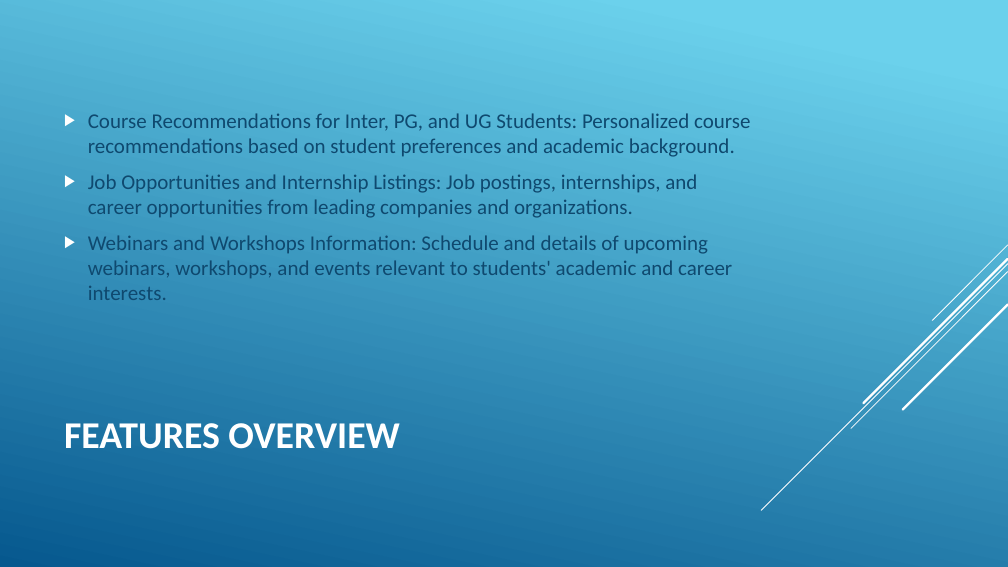
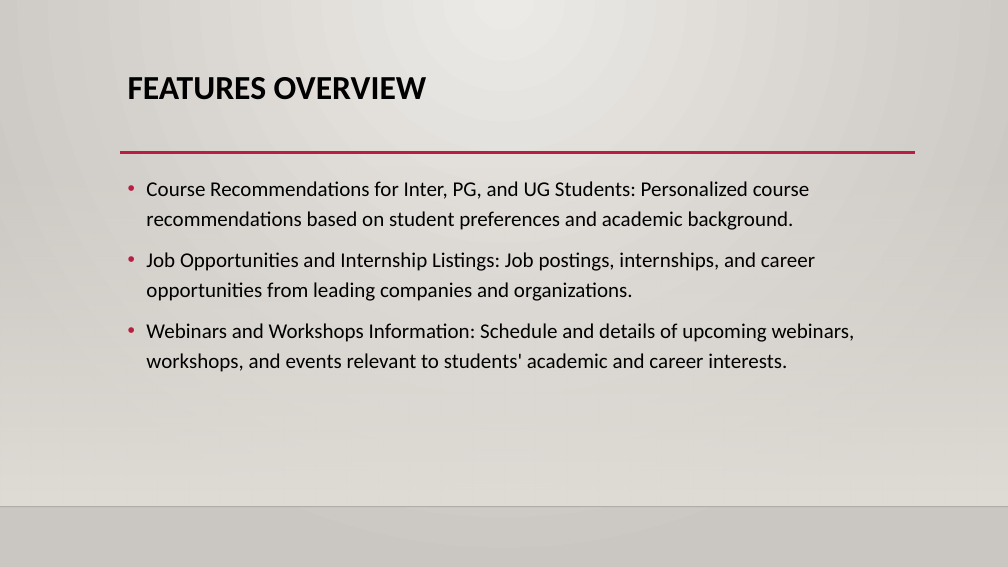
Before and after one commit to RK-Karthik14/EduNavaigate-Mysql, a slide deck: slide 9 of Document.pptx (slide 7 before the commit). Drawn at 1008x567 pixels with LibreOffice and Linux fonts; fonts in the diff are those of the drawing; background and template pictures are left out. Boxes give left, top, right and bottom in pixels: in the first picture for what was removed or moved away, otherwise in the second. Text is boxed around its words. In the diff, an @@ line names an element or a change of style, - is before the commit and + after.

```diff
--- a/Document.pptx
+++ b/Document.pptx
@@ background gradient #6ED2EB to #06588E to gradient #ECEAE7 to #CAC7C1 @@
@@ title "FEATURES OVERVIEW" moved from (x1=64, y1=423, x2=399, y2=449) to (x1=128, y1=77, x2=427, y2=100) @@
@@ title "FEATURES OVERVIEW" at (x1=128, y1=77, x2=427, y2=100): size 36 to 32 pt, text colour #FFFFFF to #000000; line spacing 1 to 0.9; vertical alignment middle to top @@
@@ rectangle added at (x1=0, y1=167, x2=1008, y2=507), fill gradient #DFDBD5 @@
@@ text "Course Recommendations for Inter, PG, ..." moved from (x1=88, y1=113, x2=751, y2=300) to (x1=146, y1=181, x2=855, y2=372) @@
@@ text "Course Recommendations for Inter, PG, ..." at (x1=146, y1=181, x2=855, y2=372): text colour #0F496F to #000000; bullet ▶ to •; line spacing 1 to 1.2; bullet colour #FFFFFF to #B71E42; vertical alignment middle to top @@
@@ line added from (120, 153) to (915, 153), #B71E42 2.5 pt @@
@@ group removed at (x1=761, y1=245, x2=1008, y2=510): 5 lines @@
@@ line added from (0, 507) to (1008, 507), #000001 1 pt @@
```
Also in this commit, not shown: 8 other slides changed, 2 slides added.
